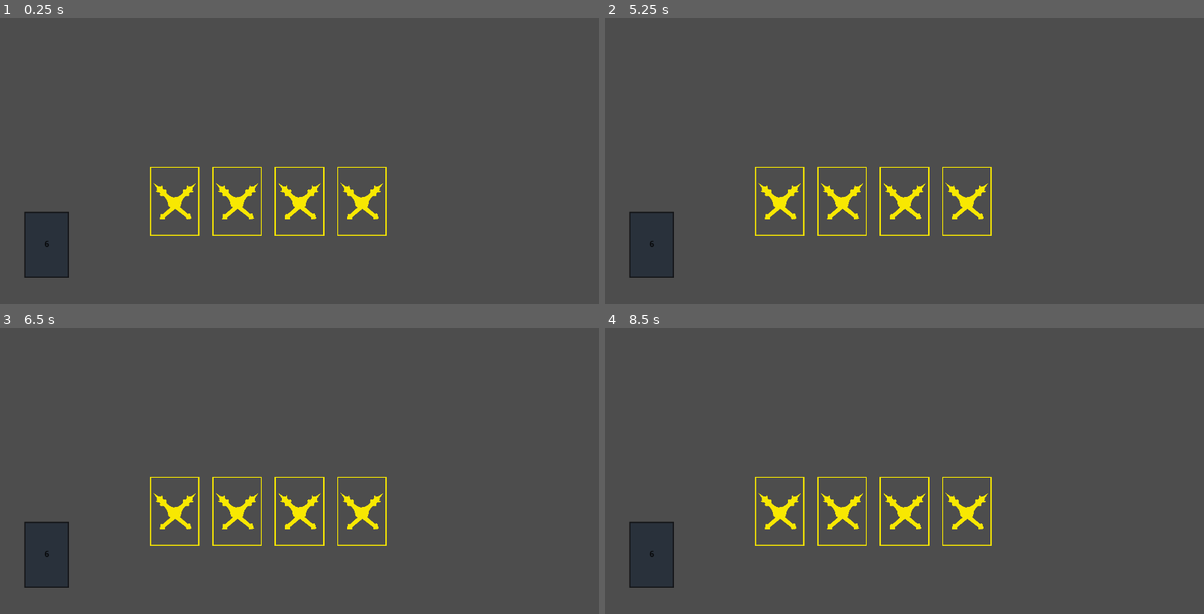
Above: before the commit, frames 1-4 (two rows, left to right).
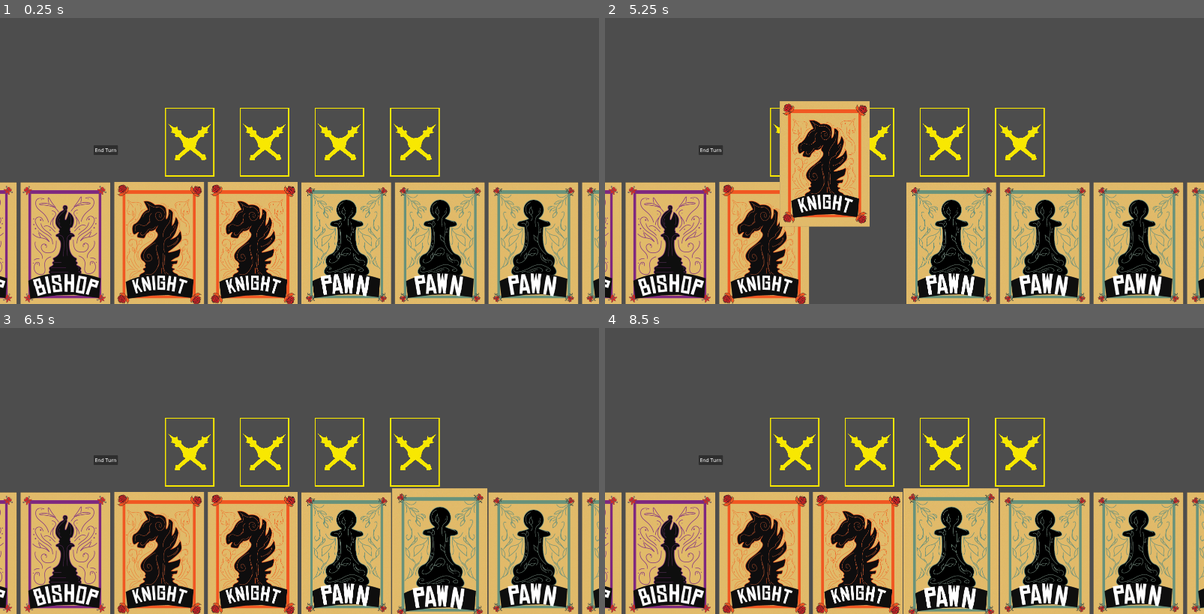
Above: after the commit, the same moments.

Repository: Bttaleb/chessCards2.0
Game: Godot game, scene res://Main.tscn
The game is run twice, just before and just after one commit, with the same random seed, the same clock (stepped at 60 frames per second) and the same inputs.
Inputs (mouse positions are in pixels of both pictures, inside the frame that each line leads up to):
- Up to frame 1 (0.25 s): no input
- Up to frame 2 (5.25 s): click (712, 149) at 0.5 s, where only the run after the commit has a clickable "End Turn"; click (712, 149) at 1.25 s, where only the run after the commit has a clickable "End Turn"; click (712, 149) at 2 s, where only the run after the commit has a clickable "End Turn"; tap Enter at 2.75, 4.25 s; move the mouse to (1036, 118) at 2.77 s; click (1036, 118) at 2.92 s; tap Space at 3.5, 5 s; drag from (784, 152) to (904, 201) at 3.52 s; move the mouse to (964, 60) at 4.27 s; click (964, 60) at 4.42 s; drag from (874, 203) to (724, 86) at 5.02 s
- Up to frame 3 (6.5 s): move the mouse to (479, 496) at 5.77 s; click (479, 496) at 5.92 s
- Up to frame 4 (8.5 s): tap Enter at 6.5 s; drag from (724, 396) to (778, 511) at 6.52 s; tap Space at 7.25 s; move the mouse to (934, 445) at 7.27 s; click (934, 445) at 7.42 s; drag from (814, 362) to (964, 511) at 8.02 s

The runs differ from the first frame. In frame 1, 42% of the frame differs, in the area x 0-100%, y 31-100%; in frame 2, 41%; in frame 3, 43%; in frame 4, 43%.

Commit message:
Fixed Slots, instantiate multiple cards of same type, end turn button

Diff:
--- a/card-game-2/Main.tscn
+++ b/card-game-2/Main.tscn
@@ -4,9 +4,46 @@
 [ext_resource type="PackedScene" uid="uid://07b6m3qq3pem" path="res://Scenes/CardSlot.tscn" id="3_r0du0"]
 [ext_resource type="Script" uid="uid://c08kp0tane32e" path="res://Script/CardSlot.gd" id="4_cm0pq"]
 [ext_resource type="Script" uid="uid://cwjwoun4ybmj7" path="res://Script/PlayerHand.gd" id="4_fos0i"]
-[ext_resource type="Script" uid="uid://nhcsvgmtaf88" path="res://Deck.gd" id="5_lgr22"]
 [ext_resource type="Texture2D" uid="uid://nxmubnxm8kx4" path="res://Assets/Deck.png" id="6_trn2v"]
 [ext_resource type="Script" uid="uid://bug8kf55h51xh" path="res://InputManager.gd" id="7_03owx"]
+
+[sub_resource type="GDScript" id="GDScript_3dxm6"]
+script/source = "extends Node2D
+
+const CARD_SCENE_PATH = \"res://Scenes/Card.tscn\"
+const CARD_DRAW_SPEED = 0.2
+
+var player_deck = [\"Pawn\", \"Knight\", \"Bishop\", \"Rook\", \"Queen\", \"King\"]
+var card_database_reference
+
+# Called when the node enters the scene tree for the first time.
+func _ready() -> void:
+	player_deck.shuffle()
+	$RichTextLabel.text = str(player_deck.size())
+	card_database_reference = preload(\"res://Script/CardDatabase.gd\")
+
+
+func draw_card():
+	var card_drawn_name = player_deck[0]
+	player_deck.erase(card_drawn_name)
+
+	if player_deck.size() == 0:
+		$Area2D/CollisionShape2D.disabled = true
+		$Sprite2D.visible = false
+		$RichTextLabel.visible = false
+
+	$RichTextLabel.text = str(player_deck.size())
+	var card_scene = preload(CARD_SCENE_PATH)
+	var new_card = card_scene.instantiate()
+	var card_image_path = str(\"res://Assets/wholecards/\" + card_drawn_name + \"Card.png\")
+	new_card.get_node(\"CardImage\").texture = load(card_image_path)
+	new_card.get_node(\"Attack\").text = str(card_database_reference.CARDS[card_drawn_name][0])
+	new_card.get_node(\"Health\").text = str(card_database_reference.CARDS[card_drawn_name][1])
+	$\"../CardManager\".add_child(new_card)
+	new_card.name = \"Card\"
+	$\"../PlayerHand\".add_card_to_hand(new_card, CARD_DRAW_SPEED)
+	new_card.get_node(\"AnimationPlayer\").play(\"card_flip\")
+"
 
 [sub_resource type="RectangleShape2D" id="RectangleShape2D_cm0pq"]
 size = Vector2(179, 265)
@@ -16,23 +53,23 @@
 [node name="CardManager" type="Node2D" parent="." unique_id=907913114]
 script = ExtResource("1_uu6xs")
 
-[node name="CardSlot" parent="." unique_id=1516655416 instance=ExtResource("3_r0du0")]
-position = Vector2(960, 750)
+[node name="CardSlot2" parent="." unique_id=1516655416 instance=ExtResource("3_r0du0")]
+position = Vector2(1088.0001, 560.00006)
 scale = Vector2(0.2, 0.2)
 script = ExtResource("4_cm0pq")
 
-[node name="CardSlot2" parent="." unique_id=1871845794 instance=ExtResource("3_r0du0")]
-position = Vector2(760, 750)
+[node name="CardSlot1" parent="." unique_id=1871845794 instance=ExtResource("3_r0du0")]
+position = Vector2(848, 560)
 scale = Vector2(0.2, 0.2)
 script = ExtResource("4_cm0pq")
 
-[node name="CardSlot3" parent="." unique_id=377655520 instance=ExtResource("3_r0du0")]
-position = Vector2(560, 750)
+[node name="CardSlot0" parent="." unique_id=377655520 instance=ExtResource("3_r0du0")]
+position = Vector2(608.00006, 560.00006)
 scale = Vector2(0.2, 0.2)
 script = ExtResource("4_cm0pq")
 
-[node name="CardSlot4" parent="." unique_id=1097584559 instance=ExtResource("3_r0du0")]
-position = Vector2(1160, 750)
+[node name="CardSlot3" parent="." unique_id=1097584559 instance=ExtResource("3_r0du0")]
+position = Vector2(1330, 560)
 scale = Vector2(0.2, 0.2)
 script = ExtResource("4_cm0pq")
 
@@ -42,7 +79,7 @@
 [node name="Deck" type="Node2D" parent="." unique_id=386048449]
 position = Vector2(150, 890)
 scale = Vector2(0.8, 0.8)
-script = ExtResource("5_lgr22")
+script = SubResource("GDScript_3dxm6")
 
 [node name="Sprite2D" type="Sprite2D" parent="Deck" unique_id=467909445]
 z_index = -2
@@ -72,3 +109,10 @@
 
 [node name="InputManager" type="Node2D" parent="." unique_id=961840975]
 script = ExtResource("7_03owx")
+
+[node name="EndTurnButton" type="Button" parent="." unique_id=2097306419]
+offset_left = 300.0
+offset_top = 570.0
+offset_right = 378.0
+offset_bottom = 601.0
+text = "End Turn"
--- a/card-game-2/Scenes/CardSlot.tscn
+++ b/card-game-2/Scenes/CardSlot.tscn
@@ -1,19 +1,19 @@
-[gd_scene load_steps=3 format=3 uid="uid://07b6m3qq3pem"]
+[gd_scene format=3 uid="uid://07b6m3qq3pem"]
 
 [ext_resource type="Texture2D" uid="uid://2wgvdrs81o7y" path="res://Assets/fwdslotsforp1vsp2/yellow_slot.png" id="1_5tl20"]
 
 [sub_resource type="RectangleShape2D" id="RectangleShape2D_mt86f"]
 size = Vector2(795, 1112)
 
-[node name="CardSlot" type="Node2D"]
+[node name="CardSlot" type="Node2D" unique_id=951662409]
 
-[node name="CardSlotImage" type="Sprite2D" parent="."]
+[node name="CardSlotImage" type="Sprite2D" parent="." unique_id=441273687]
 texture = ExtResource("1_5tl20")
 
-[node name="Area2D" type="Area2D" parent="."]
-collision_layer = 3
+[node name="Area2D" type="Area2D" parent="." unique_id=1955476812]
+collision_layer = 2
 collision_mask = 2
 
-[node name="CollisionShape2D" type="CollisionShape2D" parent="Area2D"]
+[node name="CollisionShape2D" type="CollisionShape2D" parent="Area2D" unique_id=1421474134]
 position = Vector2(-0.5, 0)
 shape = SubResource("RectangleShape2D_mt86f")
--- a/card-game-2/Script/CardManager.gd
+++ b/card-game-2/Script/CardManager.gd
@@ -35,6 +35,7 @@
 		player_hand_reference.remove_card_from_hand(card_being_dragged)
 	#Card dropped in empty card slot
 		card_being_dragged.position = card_slot_found.position
+		card_being_dragged.scale = Vector2(DEFAULT_CARD_SCALE, DEFAULT_CARD_SCALE)
 		card_being_dragged.get_node("Area2D/CollisionShape2D").disabled = true
 		card_slot_found.card_in_slot = true
 	else:
@@ -44,6 +45,7 @@
 func connect_card_signals(card):
 	card.connect("hovered", on_hovered_over_card)
 	card.connect("hovered_off", on_hovered_off_card)
+	card.scale = Vector2(DEFAULT_CARD_SCALE, DEFAULT_CARD_SCALE)
 
 func on_left_click_released():
 	if card_being_dragged:
@@ -64,12 +66,12 @@
 			is_hovering_on_card = false
 
 func highlight_card(card, hovered):
-	if hovered:
+	if !hovered:
+		card.scale = Vector2(DEFAULT_CARD_SCALE, DEFAULT_CARD_SCALE)
+		card.z_index = 1
+	else:
 		card.scale = Vector2(CARD_BIGGER_SCALE, CARD_BIGGER_SCALE)
 		card.z_index = 2
-	else:
-		card.scale = Vector2(DEFAULT_CARD_SCALE, DEFAULT_CARD_SCALE)
-		card.z_index = 1
 
 func raycast_check_for_card_slot():
 	var space_state = get_world_2d().direct_space_state
--- a/card-game-2/Script/PlayerHand.gd
+++ b/card-game-2/Script/PlayerHand.gd
@@ -1,16 +1,42 @@
 extends Node2D
 
-const CARD_WIDTH = 400
+const CARD_WIDTH = 300
 const HAND_Y_POSITION = 890
 const DEFAULT_CARD_MOVE_SPEED = 0.1
+const CARD_SCENE_PATH = "res://Scenes/Card.tscn"
+const DECK_COMPOSITION = {
+	"Pawn": 8,
+	"Knight": 2,
+	"Bishop": 2,
+	"Rook": 2,
+	"Queen": 1,
+	"King": 1
+}
 
+var card_database_reference
 var player_hand = []
 var center_screen_x
 
 # Called when the node enters the scene tree for the first time.
 func _ready() -> void:
+	card_database_reference = preload("res://Script/CardDatabase.gd")
 	center_screen_x = get_viewport().size.x / 2
+	setup_hand()
 
+func setup_hand():
+	var card_scene = preload(CARD_SCENE_PATH)
+
+	for card_name in DECK_COMPOSITION:
+		for i in range(DECK_COMPOSITION[card_name]):
+			var new_card = card_scene.instantiate()
+			var card_image_path = str("res://Assets/wholecards/" + card_name + "Card.png")
+			new_card.get_node("CardImage").texture = load(card_image_path)
+			new_card.get_node("CardBackImage").visible = false
+			new_card.get_node("Attack").text = str(card_database_reference.CARDS[card_name][0])
+			new_card.get_node("Health").text = str(card_database_reference.CARDS[card_name][1])
+			$"../CardManager".add_child(new_card)
+			new_card.name = "Card"
+			add_card_to_hand(new_card, 0)
 
 func add_card_to_hand(card, speed):
 	# Check if card is in hard or not
@@ -23,7 +49,7 @@
 
 func update_hand_positions(speed):
 	for i in range(player_hand.size()):
-		#Get new card posotion based on index
+		# Get new card position based on index
 		var new_position = Vector2(calculate_card_position(i), HAND_Y_POSITION)
 		var card = player_hand[i]
 		card.hand_position = new_position
@@ -37,7 +63,7 @@
 	var total_width = (player_hand.size() - 1) * CARD_WIDTH
 	var x_offset = center_screen_x + index * CARD_WIDTH - total_width / 2
 	return x_offset
-# Called every frame. 'delta' is the elapsed time since the previous frame.
+
 func _process(delta: float) -> void:
 	pass
 
--- a/card-game-2/project.godot
+++ b/card-game-2/project.godot
@@ -23,4 +23,5 @@
 
 window/size/viewport_width=1920
 window/size/viewport_height=1080
+window/size/borderless=true
 window/vsync/vsync_mode=0
Not shown, removed: card-game-2/Deck.gd.uid
Not shown, added: card-game-2/Script/Deck.gd.uid
